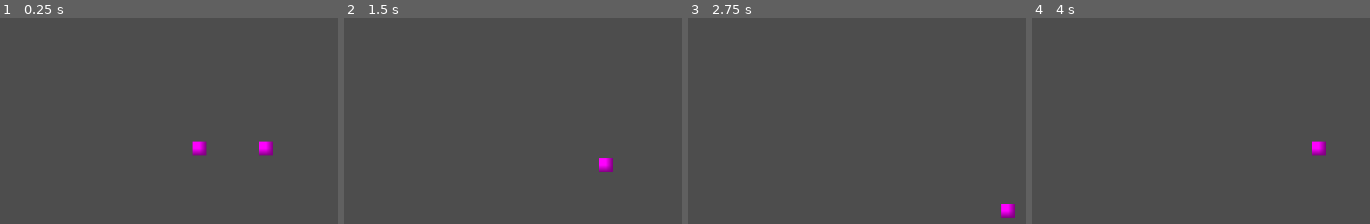
Above: before the commit, frames 1-4 (left to right).
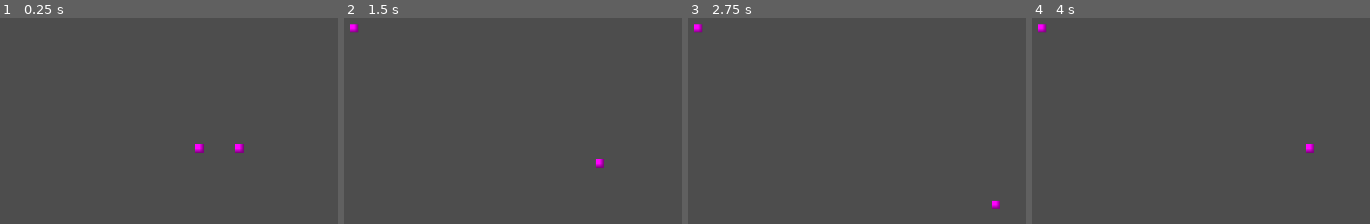
Above: after the commit, the same moments.

Repository: Fernando-Lamounier/SnakeClone
Game: Godot game, scene res://mapa.tscn
Two runs of this game, one before a commit and one after it. Both use one fixed random seed, a clock stepped at 60 frames per second and the inputs below.
Inputs:
- Up to frame 1 (0.25 s): no input
- Up to frame 2 (1.5 s): tap Enter at 0.5 s; hold Right (ui_right) 0.53-1.28 s; hold Down (ui_down) from 1.28 s (still down)
- Up to frame 3 (2.75 s): release Down (ui_down) at 2.03 s; hold Right (ui_right) from 2.03 s (still down)
- Up to frame 4 (4 s): release Right (ui_right) at 2.78 s; hold Up (ui_up) 2.78-3.53 s; hold Left (ui_left) from 3.53 s (still down)

The runs differ from the first frame. In frame 1, 0.7% of the frame differs, in the area x 56-81%, y 59-67%; in frame 2, 0.4%; in frame 3, 0.5%; in frame 4, 0.5%.

Commit message:
Eu acho que eu fiz a fruta desaparecer

Diff:
--- a/fruta.gd
+++ b/fruta.gd
@@ -1,7 +1,24 @@
 extends Area2D
 
+var is_hide = 0
+var new_position = Vector2()
 
 func _on_body_entered(body: Node2D) -> void:
 	hide()
+	is_hide = 1
+	pass
 
-	pass # Replace with function body.
+func _process(delta: float) -> void:
+	if is_hide == 1:
+		var num = 0
+		while num == 0:
+			num = randi_range(-1, 1)
+		new_position.y = randi() % 550 * num
+
+		while num == 0:
+			num = randi_range(-1, 1)
+		new_position.x = randi() % 550 * num
+
+		position = new_position
+		show()
+		is_hide = 0
--- a/player.gd
+++ b/player.gd
@@ -4,8 +4,6 @@
 var direction = Vector2()
 
 func _process(delta: float) -> void:
-
-
 
 	if Input.is_action_just_pressed("ui_left"):
 		direction.x = -1
--- a/player.tscn
+++ b/player.tscn
@@ -9,6 +9,7 @@
 
 [node name="Player" type="CharacterBody2D" unique_id=1582700225]
 script = ExtResource("1_4flbx")
+SPEED = 3
 
 [node name="Sprite2D" type="Sprite2D" parent="." unique_id=1008155489]
 position = Vector2(3.5762787e-07, 0)
--- a/project.godot
+++ b/project.godot
@@ -17,6 +17,8 @@
 
 [display]
 
+window/size/viewport_width=1920
+window/size/viewport_height=1080
 window/size/mode=3
 
 [physics]
